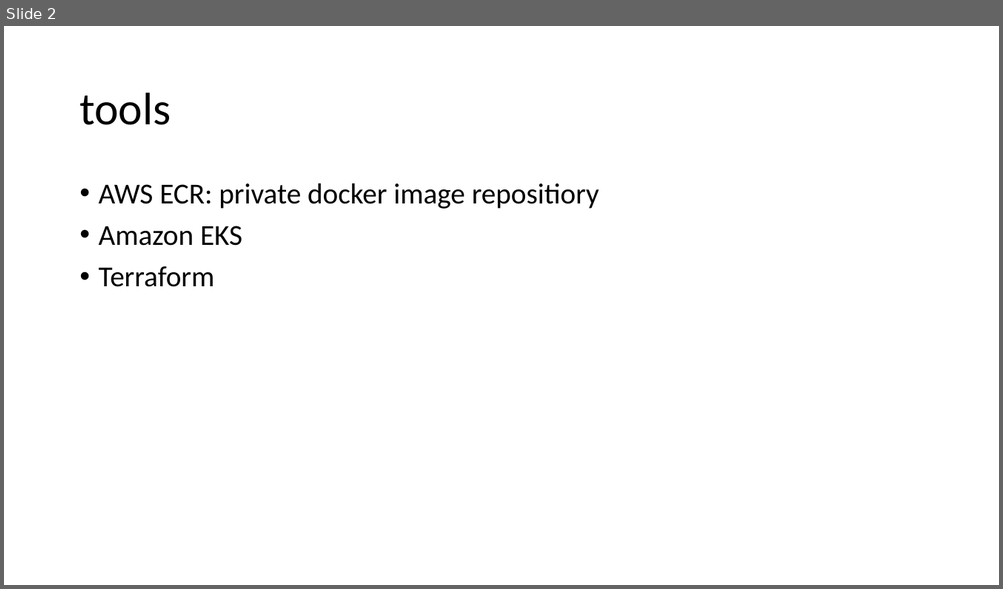
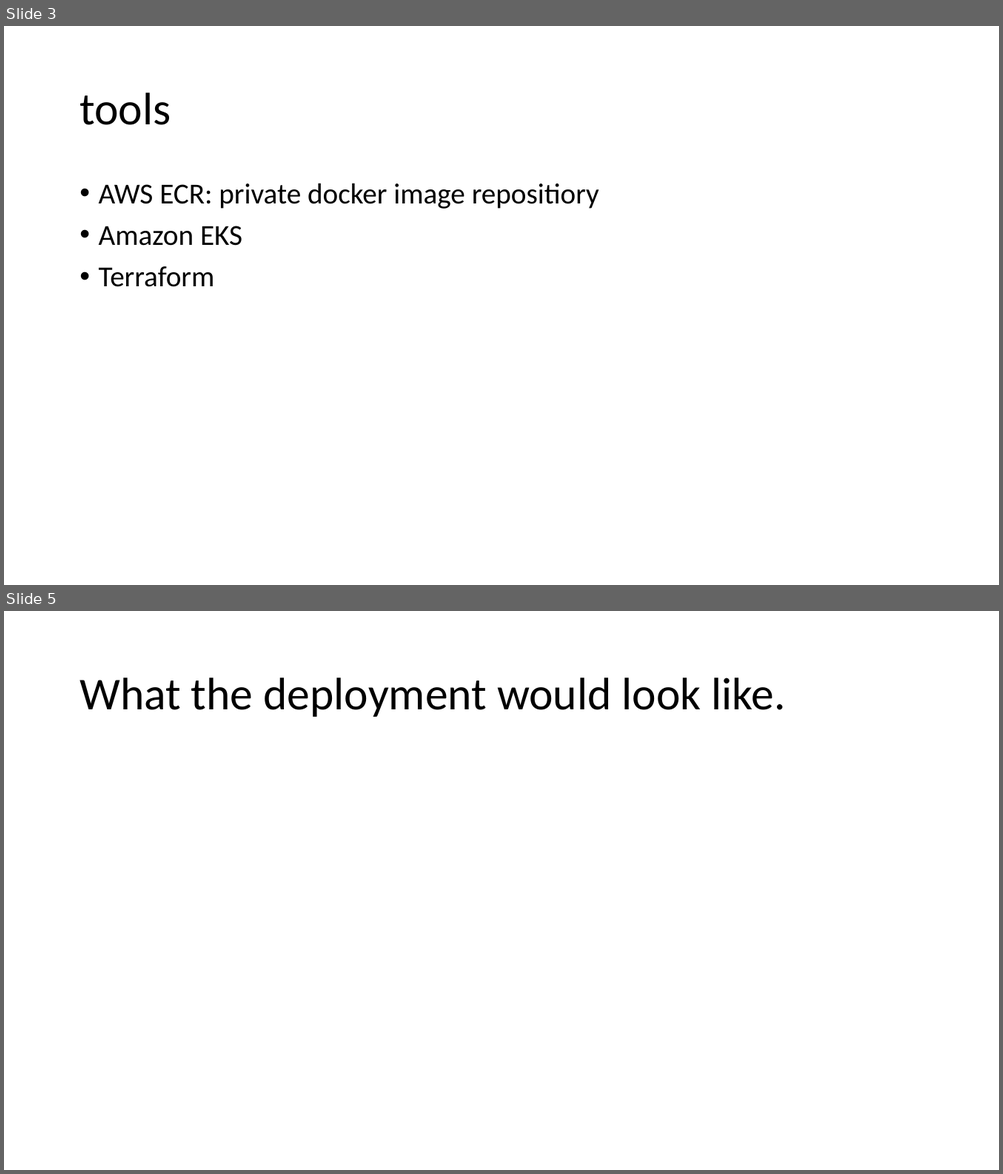
Before and after one commit to bridgecrew-perf6/Spring-Petclinic-AWS-Deployment, a slide deck: New Microsoft PowerPoint Presentation.pptx. Shown one above the other, each under a label of ours: slide 2 before the commit, slides 3 and 5 after it; the slides between them are not shown. The pictures are 1003x589 and 1003x1174 pixels, drawn with LibreOffice and Linux fonts; fonts in the diff are those of the drawing. Boxes give left, top, right and bottom in pixels: in the first picture for what was removed or moved away, otherwise in the second. Text is boxed around its words. In the diff, an @@ line names an element or a change of style, - is before the commit and + after.

```diff
--- a/New Microsoft PowerPoint Presentation.pptx
+++ b/New Microsoft PowerPoint Presentation.pptx
@@ slide 5 added at bbox=[4, 611, 999, 1170], background #FFFFFF @@
@@ title added at bbox=[79, 678, 785, 717], 44 pt, text #000000 @@
+What the deployment would look like.
@@ what was slide 2 is now slide 3 @@
```
Also in this commit, not shown: 1 slide changed, 1 other slide added.
